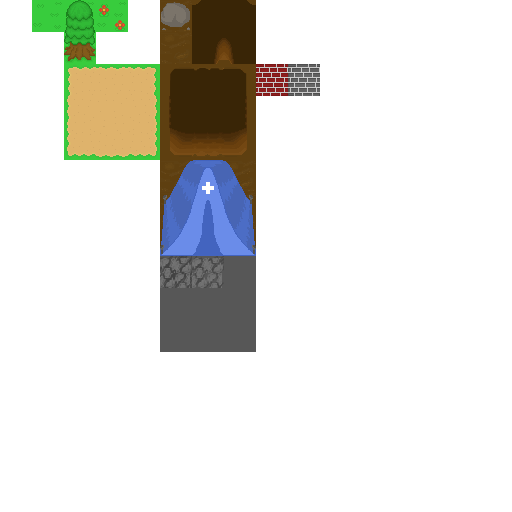
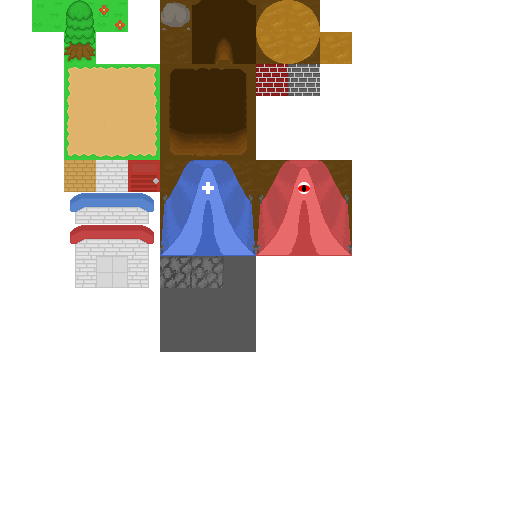
Layers edited between the first and the second w=512, h=512 image:
added layer "House" above "Cave 2" over left=64, top=160, right=160, bottom=288
added layer "CaveFloor copy 5" in group "Cave" over left=256, top=0, right=352, bottom=64
added group "Red tent" with 5 layers above "Tent" over left=256, top=160, right=352, bottom=256
added layer "Ellipse 1 copy 2" in group "Red tent" over left=302, top=185, right=306, bottom=192
added layer "Ellipse 1 copy" in group "Red tent" over left=298, top=185, right=310, bottom=192
added layer "Ellipse 1" in group "Red tent" over left=298, top=182, right=310, bottom=194
added layer "Tent" (1st of 3, in "Red tent") in group "Red tent" over left=256, top=160, right=352, bottom=256
added layer "CaveFloor background" (1st of 2, in "Red tent") in group "Red tent" over left=256, top=160, right=352, bottom=256
